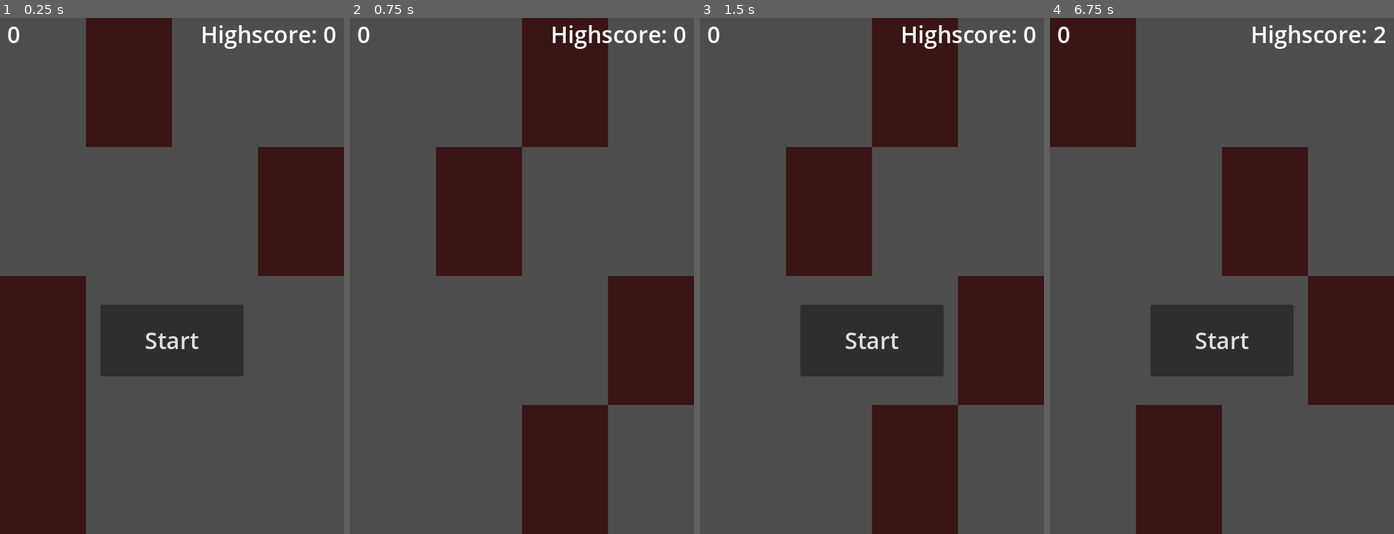
Above: before the commit, frames 1-4 (left to right).
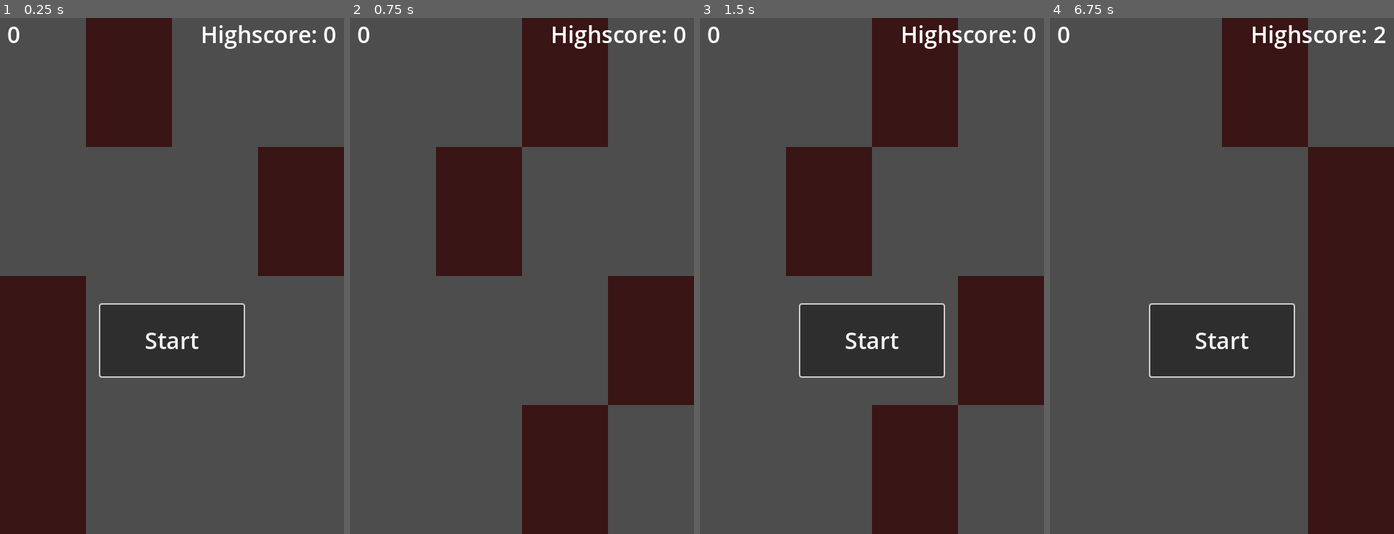
Above: after the commit, the same moments.

Repository: mariusz-tang/godot-piano-tiles
Game: Godot game, scene res://scenes/main.tscn
The game is run twice, just before and just after one commit, with the same random seed, the same clock (stepped at 60 frames per second) and the same inputs.
Inputs:
- Up to frame 1 (0.25 s): no input
- Up to frame 2 (0.75 s): click "Start" at 0.5 s
- Up to frame 3 (1.5 s): tap Enter at 1.25 s; tap D (tile_1) at 1.35 s
- Up to frame 4 (6.75 s): click "Start" at 2 s; tap Space at 2.75, 5, 6.5 s; tap F (tile_2) at 2.85, 6.6 s; click "Start" at 3.5 s; tap Enter at 4.25, 5.75 s; tap J (tile_3) at 4.35 s; tap K (tile_4) at 5.1 s; tap D (tile_1) at 5.85 s

The runs differ from the first frame. In frame 1, 0.3% of the frame differs, in the area x 28-72%, y 55-70%; in frame 2, nothing differs; in frame 3, 0.3%; in frame 4, 38%, in the area x 0-100%, y 0-100%.

Commit message:
Add keyboard support to start button

Diff:
--- a/scenes/hud.gd
+++ b/scenes/hud.gd
@@ -20,3 +20,4 @@
 
 func show_start() -> void:
 	_start_button.show()
+	_start_button.grab_focus()
--- a/scenes/main.gd
+++ b/scenes/main.gd
@@ -35,6 +35,7 @@
 	_game.generate()
 
 	_load_highscore()
+	_hud.show_start()
 
 
 func _start_game() -> void:
